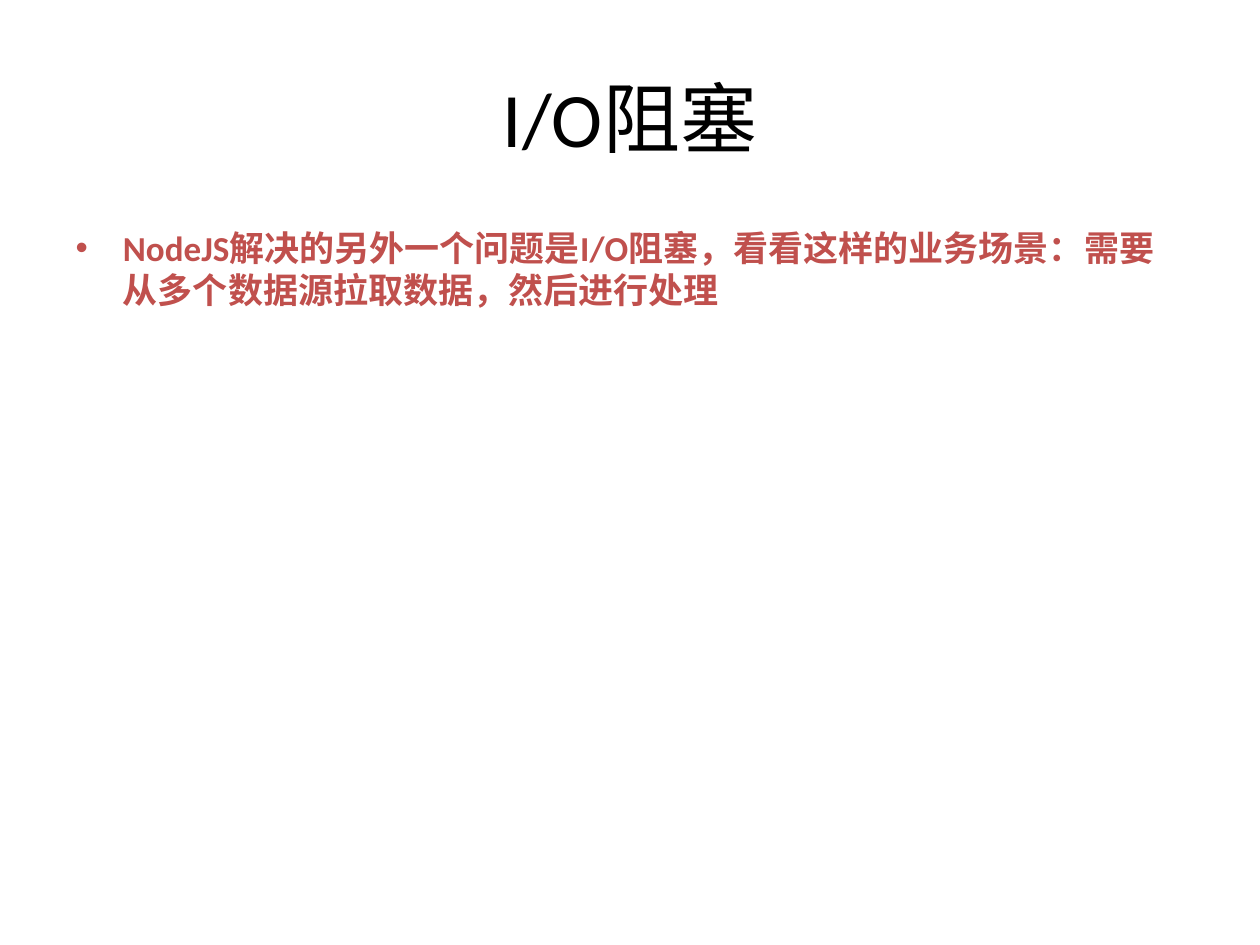
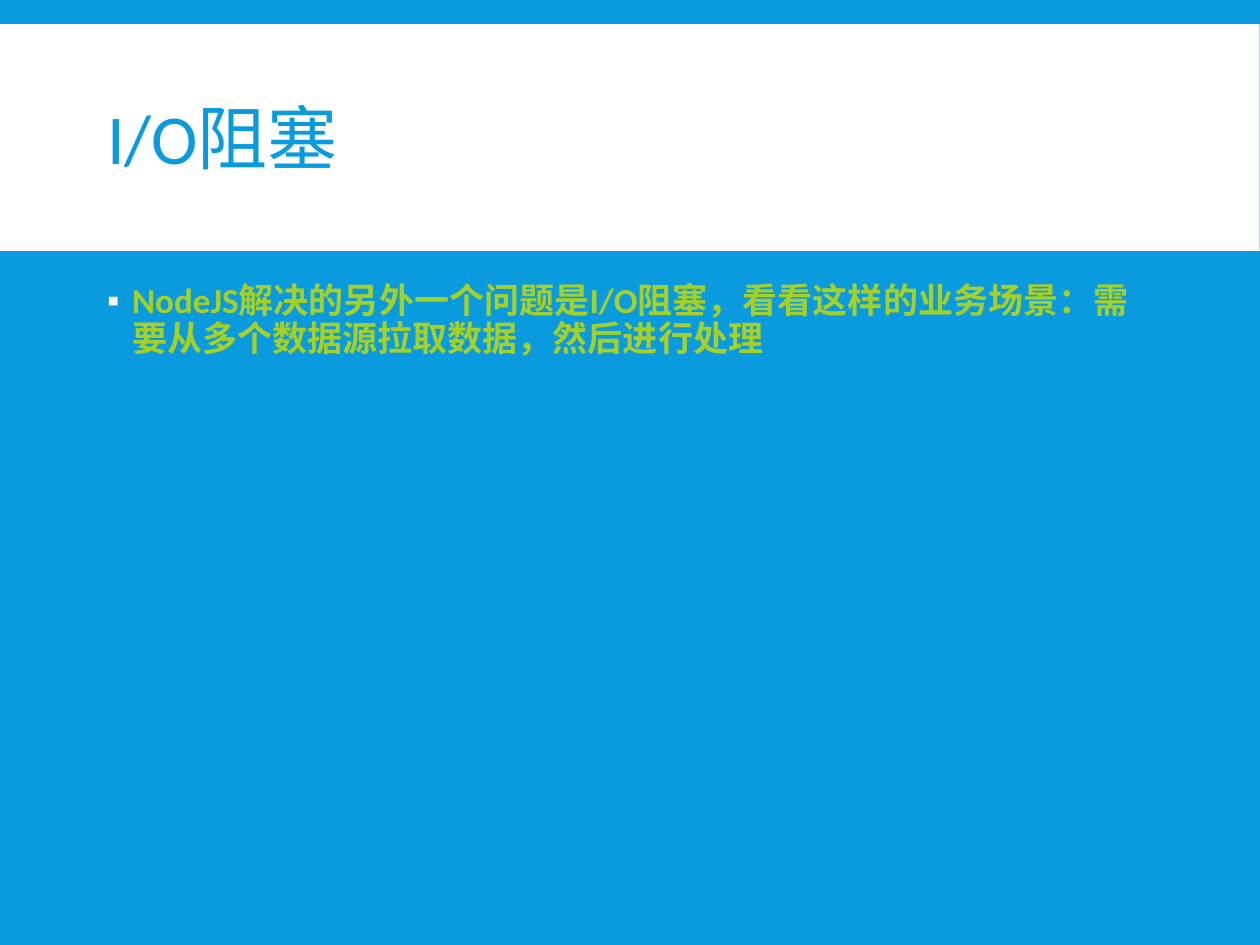
Before and after one commit to xiayu1986/webLearn, a slide deck: slide 15 of mix/技术分享/NODE技术分享.pptx (slide 11 before the commit). Drawn at 1260x945 pixels with LibreOffice and Linux fonts; fonts in the diff are those of the drawing. Boxes give left, top, right and bottom in pixels: in the first picture for what was removed or moved away, otherwise in the second. Text is boxed around its words. In the diff, an @@ line names an element or a change of style, - is before the commit and + after.

```diff
--- a/mix/技术分享/NODE技术分享.pptx
+++ b/mix/技术分享/NODE技术分享.pptx
@@ background #FFFFFF to #099BDD @@
@@ rectangle added at (x1=0, y1=24, x2=1260, y2=251), fill #FFFFFF @@
@@ title "I/O阻塞" moved from (x1=503, y1=83, x2=757, y2=153) to (x1=107, y1=106, x2=338, y2=170) @@
@@ title "I/O阻塞" at (x1=107, y1=106, x2=338, y2=170): size 44 to 40 pt, text colour #000000 to #099BDD; alignment centre to left; line spacing 1 to 0.85 @@
@@ text "NodeJS解决的另外一个问题是I/O阻塞，看看这样的业务场景：需要从多个数据源拉取数据，然后进行处理" moved from (x1=123, y1=232, x2=1154, y2=308) to (x1=132, y1=284, x2=1128, y2=356) @@
@@ text "NodeJS解决的另外一个问题是I/O阻塞，看看这样的业务场景：需要从多个数据源拉取数据，然后进行处理" at (x1=132, y1=284, x2=1128, y2=356): text colour #C0504D to #A5D028; bullet • to ▪; line spacing 1 to 0.9; more space between paragraphs @@
```
Also in this commit, not shown: 11 other slides changed, 6 slides added, 2 slides removed.
